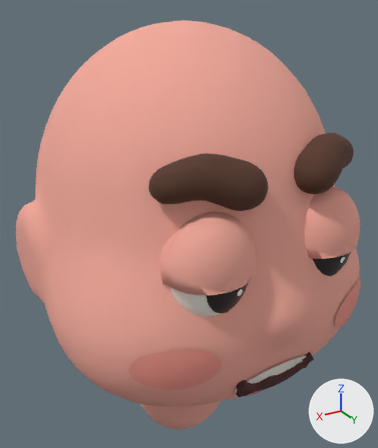
One commit to the glTF model characters/parts/head_bernard/art/head_bernard.glb: the scene before it, then after it.
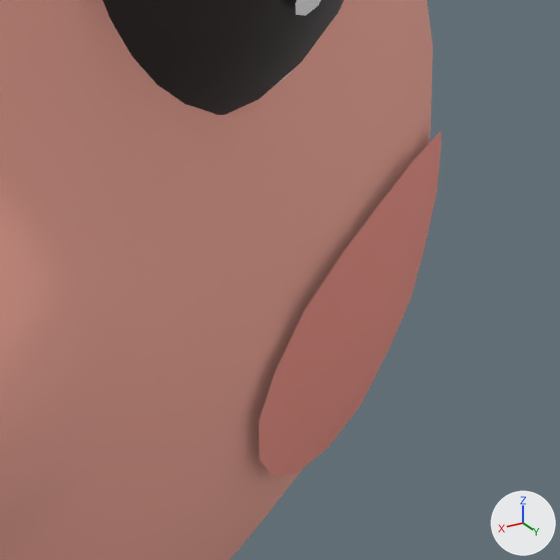
The first picture shows the older version from a camera (50 mm lens) standing at (0.294, 0.476, 1.847) and looking at (-0.007, -0.026, 1.596). The close-ups show the older and then the newer version on the part from 79% to 100% of the width and 58% to 76% of the height of that picture. Only the edits that show in the close-ups are written down. Every picture has the same lights, and +X, +Y and +Z are marked at lower right. Where no turn or scale is listed for an object, it has been applied to the vertices. Vertices at exactly the same position are counted once.

Objects in the first close-up: 'BlushL', 'HeadSkin', 'PupilL' and 1 more.
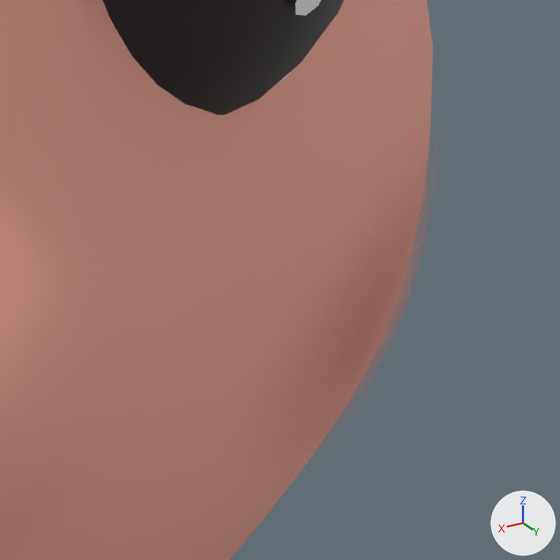
What differs and where, as boxes (x1, y1, x2, y2) in the close-ups (560 x 560 px):
'BlushL', reshaped, moved
    before: (259, 130, 441, 476)
    after: (360, 277, 404, 353)

Edits to the bpy script that builds the scene:
```text
Add img_blushfade:
    img_blushfade = load_image('BlushFade', '_unpacked/BlushFade', 64, 64, 'sRGB')
Change mat_ck2_blush:
    where n0 = _N.new('ShaderNodeBsdfPrincipled'); n0.name = 'Principled BSDF'
    remove n0.inputs[0].default_value = (0.855, 0.296, 0.246, 1.0)  # 'Base Color', pink #ee9488
    add n2 = _N.new('ShaderNodeMix'); n2.name = 'Mix'
    add n2.data_type = 'RGBA'
    add n2.blend_type = 'MULTIPLY'
    add n2.inputs[0].default_value = 1.0  # 'Factor'
    add n2.inputs[7].default_value = (0.855, 0.296, 0.246, 1.0)  # 'B', pink #ee9488
    add n3 = _N.new('ShaderNodeTexImage'); n3.name = 'Image Texture'
    add n3.image = img_blushfade
    add _L.new(n2.outputs[2], n0.inputs[0])  # 'Result' to 'Base Color'
    add _L.new(n3.outputs[0], n2.inputs[6])  # 'Color' to 'A'
    add _L.new(n3.outputs[1], n0.inputs[4])  # 'Alpha' to 'Alpha'
Change me_blushl:
    used by ob_blushl; location = (-0.1084, 0.1423, 1.5436)
    remove me_blushl.from_pydata(...)  # 73 vertices, 126 faces; spans x -0.038..0.038, y -0.0182..0.0182, z -0.0226..0.0226
    add me_blushl.from_pydata(...)  # 73 vertices, 126 faces; spans x -0.0455..0.0455, y -0.0229..0.0229, z -0.0276..0.0276
    me_blushl part 1: 73 of 73 vertices moved; they spanned x -0.038..0.038, y -0.0182..0.0182, z -0.0226..0.0226 and now span x -0.0455..0.0455, y -0.0229..0.0229, z -0.0276..0.0276; mean shift (0.0001, 0.0021, -0.0001)
Change ob_blushl:
    ob_blushl.location: (-0.1084, 0.1423, 1.5436) -> (-0.1084, 0.1392, 1.5437)
```
